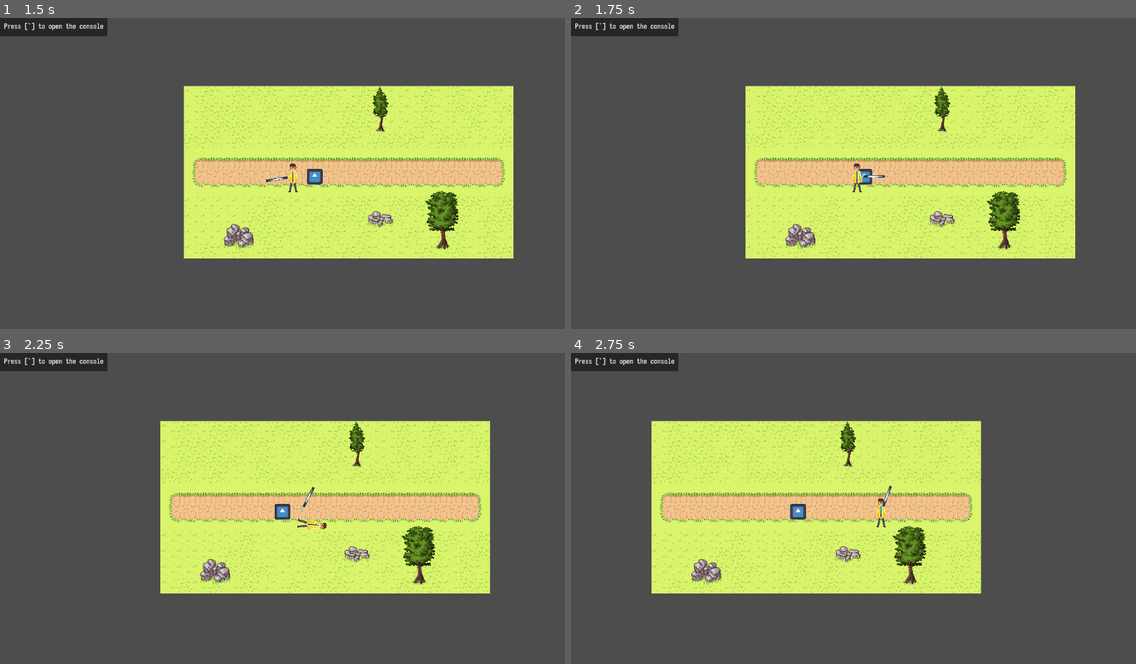
Above: before the commit, frames 1-4 (two rows, left to right).
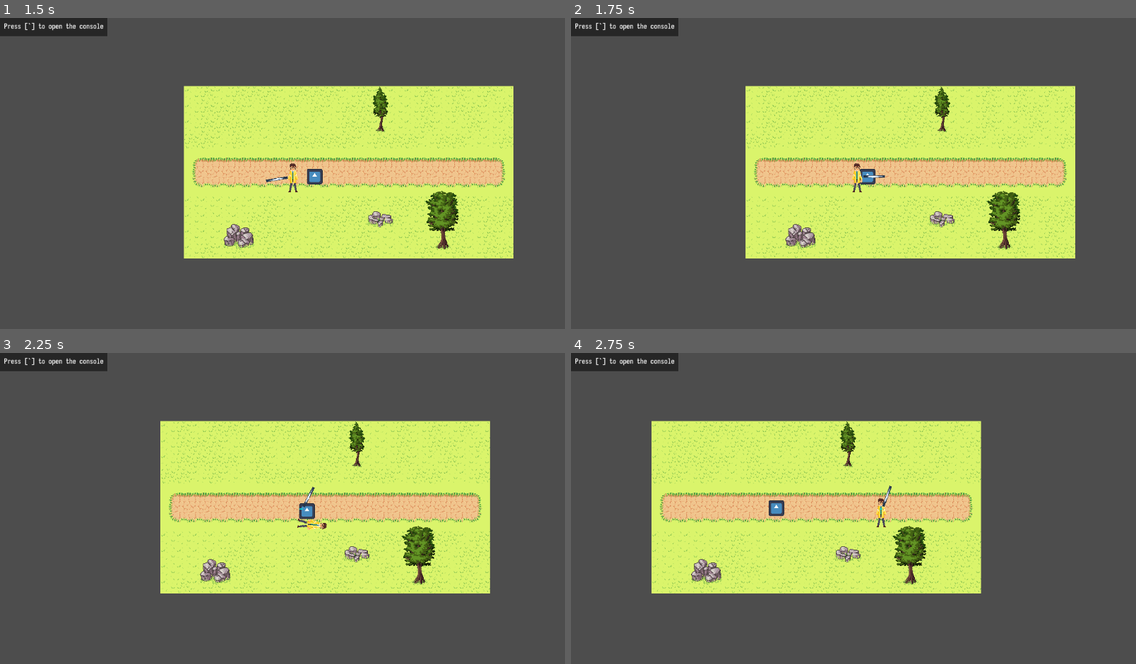
Above: after the commit, the same moments.

Repository: Kiwi-the-Cat/Untitled-Roguelike
Game: Godot game, scene res://levels/LevelThree.tscn
Same seed, same stepped clock (60 frames per second), same inputs: the game is played once before the commit and once after it. This scene is started directly instead of the project's main scene. The engine's default icon, where the game draws it, is replaced by a stand-in: a white triangle on a blue panel in a dark square.
Inputs (mouse positions are in pixels of both pictures, inside the frame that each line leads up to):
- Up to frame 1 (1.5 s): move the mouse to (406, 161) at 0.52 s; press the mouse at (406, 161) at 0.53 s; hold D (right) 0.53-1.25 s; release the mouse at (406, 161) at 1.25 s; drag from (169, 192) to (344, 176) at 1.27 s
- Up to frame 2 (1.75 s): no input
- Up to frame 3 (2.25 s): move the mouse to (339, 443) at 2.02 s; press the mouse at (339, 443) at 2.03 s; hold D (right) from 2.03 s (still down); tap Shift (roll) at 2.1 s
- Up to frame 4 (2.75 s): keep holding D (right)

Frame 1 is identical in both runs. In frame 2, less than 0.1% of the frame differs, in the area x 50-54%, y 48-54%; in frame 3, 0.3%; in frame 4, 0.3%, in the area x 35-42%, y 47-54%.

Commit message:
Enemy attack update
Enemy runs away after hitting, need to make it stop and attack again

Diff:
--- a/enemies/enemy.gd
+++ b/enemies/enemy.gd
@@ -5,24 +5,31 @@
 #Combat variables
 @export var health:int = 20
 signal enemyAttack
+var firstHit:bool = true #Fixes enemy instantly hitting on scene start
+var attacking:bool = true
 
-#Movement
+#Movement Variables
 @onready var navAgent = $NavigationAgent2D
-var target:Vector2;
+var target:Vector2
 var speed:int = 100
+var currentPos:Vector2
+var nextPos:Vector2
 
 func _process(delta):
 	move()
 
 func move():
-	target = Vector2(player.position.x, player.position.y)
+	target = player.position
 	navAgent.set_target_position(target)
 
-	if(position.distance_to(target) > 0.5):
-		var currentPos = global_transform.origin
-		var nextPos = navAgent.get_next_path_position()
-		velocity = (nextPos - currentPos).normalized() * speed
-		move_and_slide()
+	currentPos = global_transform.origin
+	nextPos = navAgent.get_next_path_position()
+	velocity = (nextPos - currentPos).normalized() * speed
+
+	if(!attacking): #Prevents enemy from repeatedly hitting player
+		velocity *= -1
+
+	move_and_slide()
 
 func hurt():
 	health -= 2
@@ -35,4 +42,8 @@
 	hurt()
 
 func _on_enemy_area_body_entered(body):
-	enemyAttack.emit()
+	if(!firstHit):
+		enemyAttack.emit()
+		attacking = false;
+	else:
+		firstHit = false;
--- a/enemies/enemy.tscn
+++ b/enemies/enemy.tscn
@@ -15,6 +15,8 @@
 script = ExtResource("1_yxqfl")
 
 [node name="EnemyArea" type="Area2D" parent="."]
+collision_layer = 2
+collision_mask = 2
 
 [node name="EnemyAttack" type="CollisionShape2D" parent="EnemyArea"]
 shape = SubResource("RectangleShape2D_0f62o")
--- a/player/character_body_2d.tscn
+++ b/player/character_body_2d.tscn
@@ -115,6 +115,8 @@
 size = Vector2(90, 10)
 
 [node name="Player" type="CharacterBody2D"]
+collision_layer = 3
+collision_mask = 3
 script = ExtResource("1_7v2kx")
 
 [node name="PlayerCollision" type="CollisionShape2D" parent="."]
